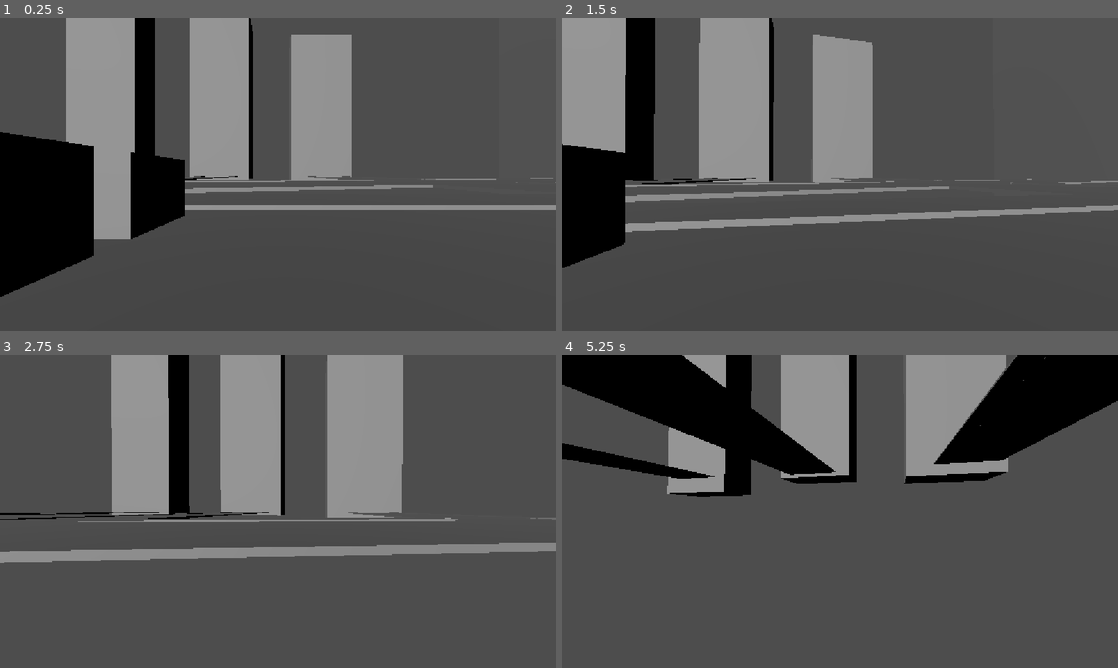
Above: before the commit, frames 1-4 (two rows, left to right).
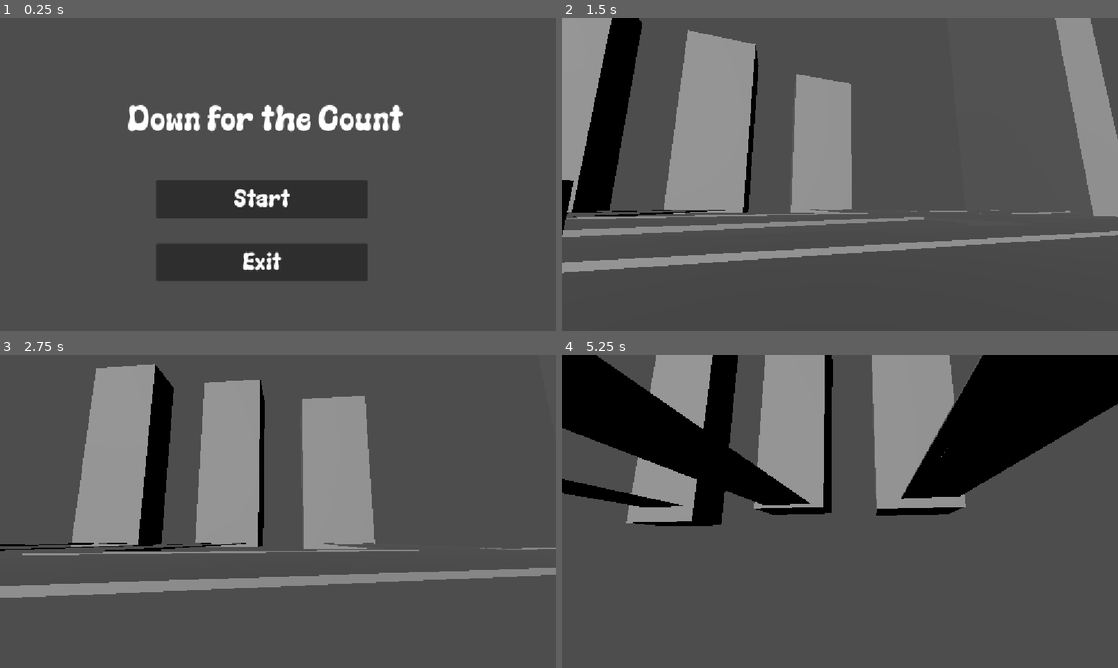
Above: after the commit, the same moments.

Repository: gamedagamez-dev/DownForTheCountGMTK2026
Game: Godot game, scene res://Scenes/UI/MainMenu/MainMenu.tscn
Same seed, same stepped clock (60 frames per second), same inputs: the game is played once before the commit and once after it. Before the commit the project starts from res://Scenes/World/World3d.tscn.
Inputs (mouse positions are in pixels of both pictures, inside the frame that each line leads up to):
- Up to frame 1 (0.25 s): no input
- Up to frame 2 (1.5 s): click (823, 199) at 0.5 s, where only the run after the commit has a clickable "Start"; tap Enter at 1.25 s; move the mouse to (867, 174) at 1.27 s; hold W (move_forward) from 1.28 s (still down); hold Shift (movement_sprint) from 1.28 s (still down)
- Up to frame 3 (2.75 s): keep holding W (move_forward); tap Space (movement_jump) at 1.52, 2.27 s; move the mouse to (250, 511) at 2.02 s; release Shift (movement_sprint) at 2.03 s; tap Shift (movement_sprint) at 2.1 s
- Up to frame 4 (5.25 s): keep holding W (move_forward); move the mouse to (851, 505) at 2.77 s; hold Shift (movement_sprint) 2.78-3.53 s; move the mouse to (834, 517) at 3.52 s; tap Shift (movement_sprint) at 3.6, 5.1 s; tap Space (movement_jump) at 3.77, 4.52 s; move the mouse to (878, 514) at 4.27 s; hold Shift (movement_sprint) 4.28-5.03 s; move the mouse to (795, 508) at 5.02 s

The runs differ from the first frame. In frame 1, 36% of the frame differs, in the area x 0-100%, y 0-90%; in frame 2, 26%; in frame 3, 26%; in frame 4, 24%.

Commit message:
Main menu default scene
Forgot to make it the default scene

Diff:
--- a/project.godot
+++ b/project.godot
@@ -11,7 +11,7 @@
 [application]
 
 config/name="DownForTheCount"
-run/main_scene="uid://baipuylukxhc3"
+run/main_scene="uid://c1opumhmuncbo"
 config/features=PackedStringArray("4.7", "Forward Plus")
 config/icon="res://icon.svg"
 
